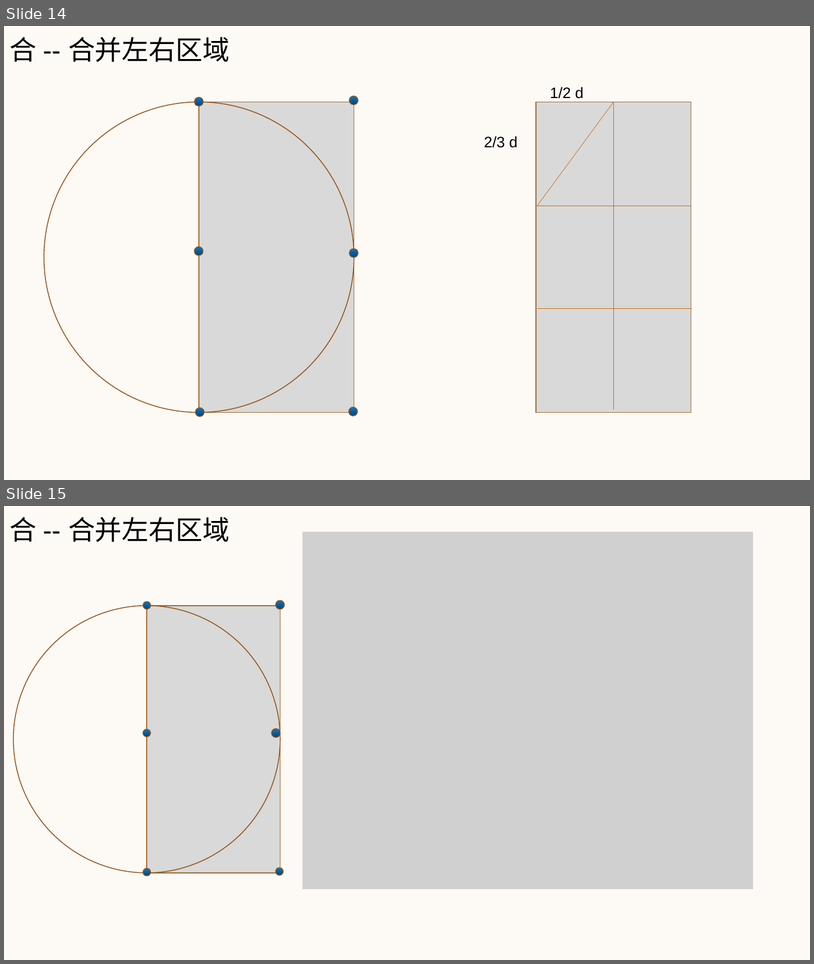
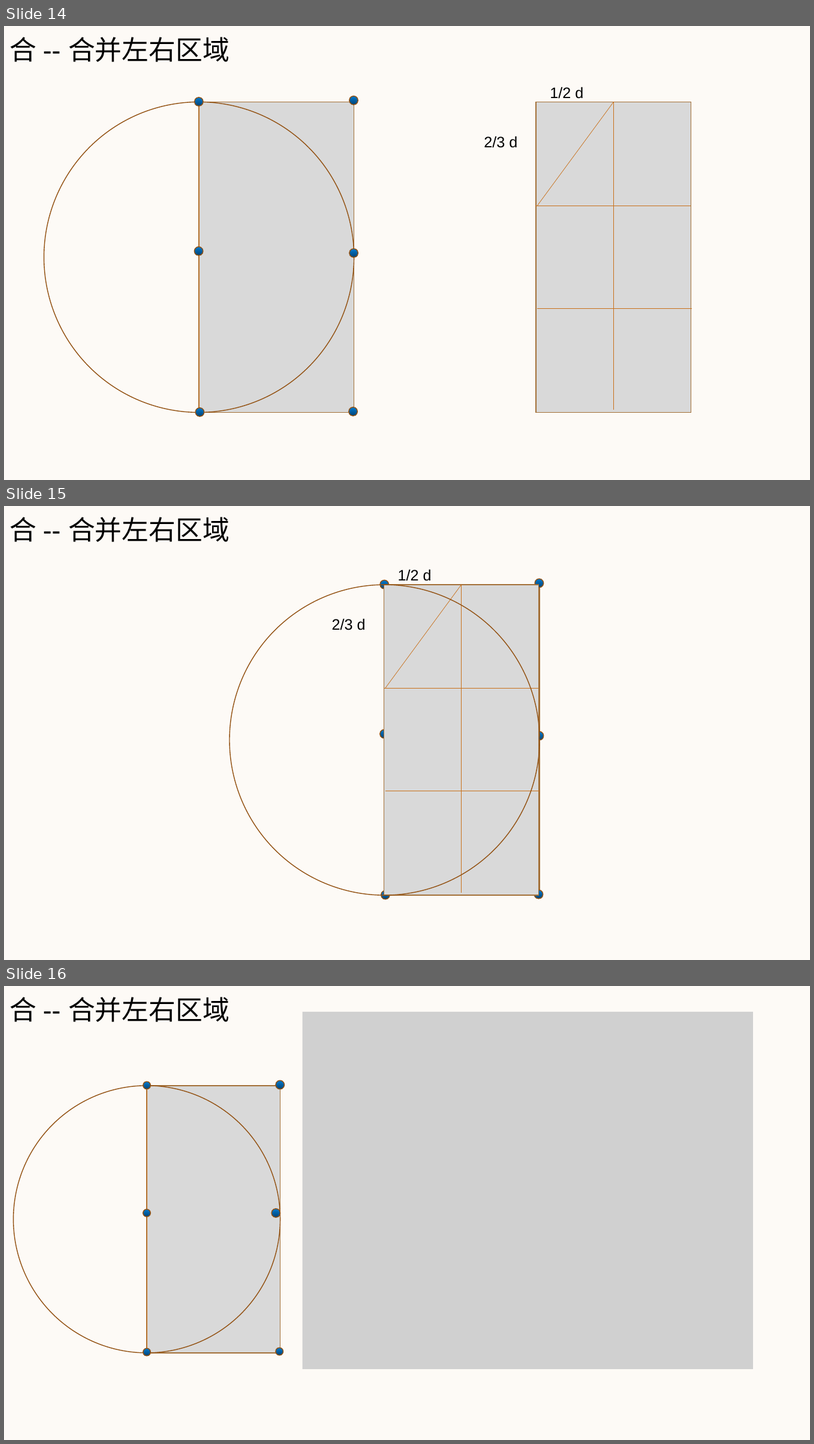
Before and after one commit to indulgers/homeWork, a slide deck: 算法分析与设计/实验二/实验2_Pre_敖宇飞2021150241_朱伟晔2021150205 _副本.pptx. Shown one above the other, each under a label of ours: slides 14 and 15 before the commit, slides 14, 15 and 16 after it. The pictures are 814x964 and 814x1444 pixels, drawn with LibreOffice and Linux fonts; fonts in the diff are those of the drawing; grey boxes stand for pictures. Boxes give left, top, right and bottom in pixels: in the first picture for what was removed or moved away, otherwise in the second. Text is boxed around its words. In the diff, an @@ line names an element or a change of style, - is before the commit and + after.

```diff
--- a/算法分析与设计/实验二/实验2_Pre_敖宇飞2021150241_朱伟晔2021150205 _副本.pptx
+++ b/算法分析与设计/实验二/实验2_Pre_敖宇飞2021150241_朱伟晔2021150205 _副本.pptx
@@ slide 15 added at box(4, 506, 810, 960), background #FDFAF6 @@
@@ text added at box(10, 517, 230, 542), 32 pt, text #000000 @@
+合 -- 合并左右区域
@@ text added at box(398, 569, 432, 581), 18 pt, text #000000 @@
+1/2 d
@@ ellipse added at box(230, 585, 540, 895), outline #945313 1 pt @@
@@ ellipse added at box(380, 580, 389, 588), fill gradient #007BD3 to #034373, outline #945313 1 pt @@
@@ rectangle added at box(384, 585, 539, 895), fill #D9D9D9, outline #A37039 1 pt @@
@@ rectangle added at box(385, 585, 540, 895), fill #D9D9D9, outline #A37039 1 pt @@
@@ line added from (385, 585) to (385, 895), #C8701A 0.5 pt @@
@@ line added from (462, 585) to (386, 688), #C8701A 0.5 pt @@
@@ line added from (462, 585) to (462, 892), #C8701A 0.5 pt @@
@@ ellipse added at box(535, 579, 543, 587), fill gradient #007BD3 to #034373, outline #945313 1 pt @@
@@ text added at box(332, 618, 366, 630), 18 pt, text #000000 @@
+2/3 d
@@ line added from (384, 688) to (539, 688), #C8701A 0.5 pt @@
@@ ellipse added at box(380, 729, 389, 738), fill gradient #007BD3 to #034373, outline #945313 1 pt @@
@@ ellipse added at box(381, 730, 389, 737), fill #C8701A, outline #945313 1 pt @@
@@ ellipse added at box(535, 731, 543, 739), fill gradient #007BD3 to #034373, outline #945313 1 pt @@
@@ line added from (386, 791) to (540, 791), #C8701A 0.5 pt @@
@@ ellipse added at box(381, 890, 390, 898), fill gradient #007BD3 to #034373, outline #945313 1 pt @@
@@ ellipse added at box(534, 889, 543, 898), fill gradient #007BD3 to #034373, outline #945313 1 pt @@
@@ what was slide 15 is now slide 16 @@
```
Also in this commit, not shown: 3 slides changed, 1 other file.
